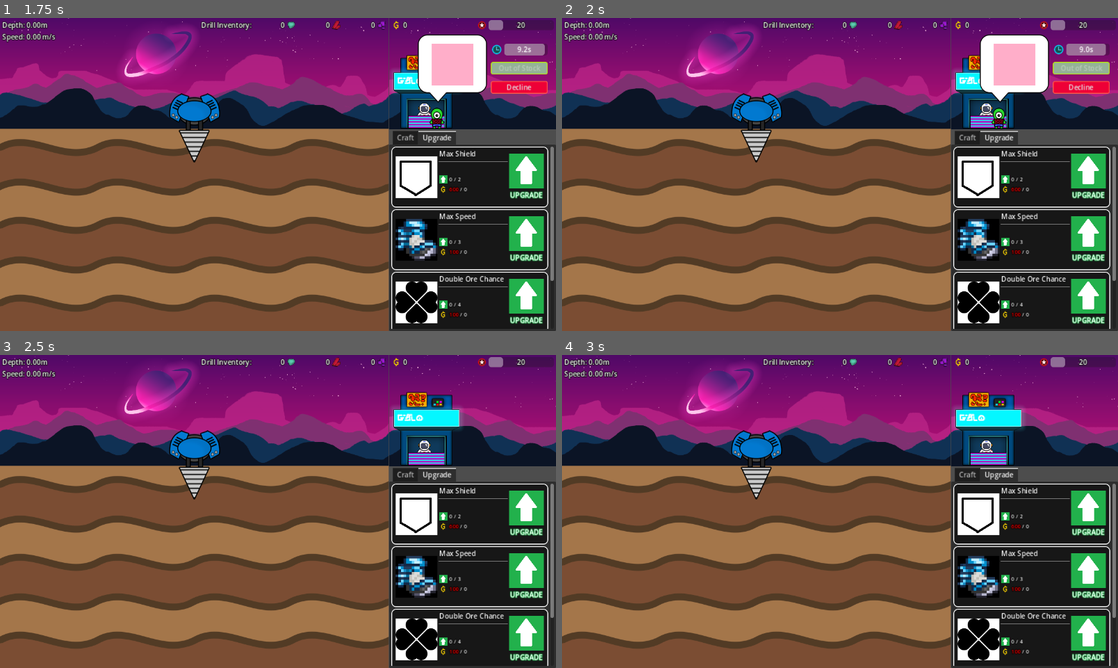
Above: before the commit, frames 1-4 (two rows, left to right).
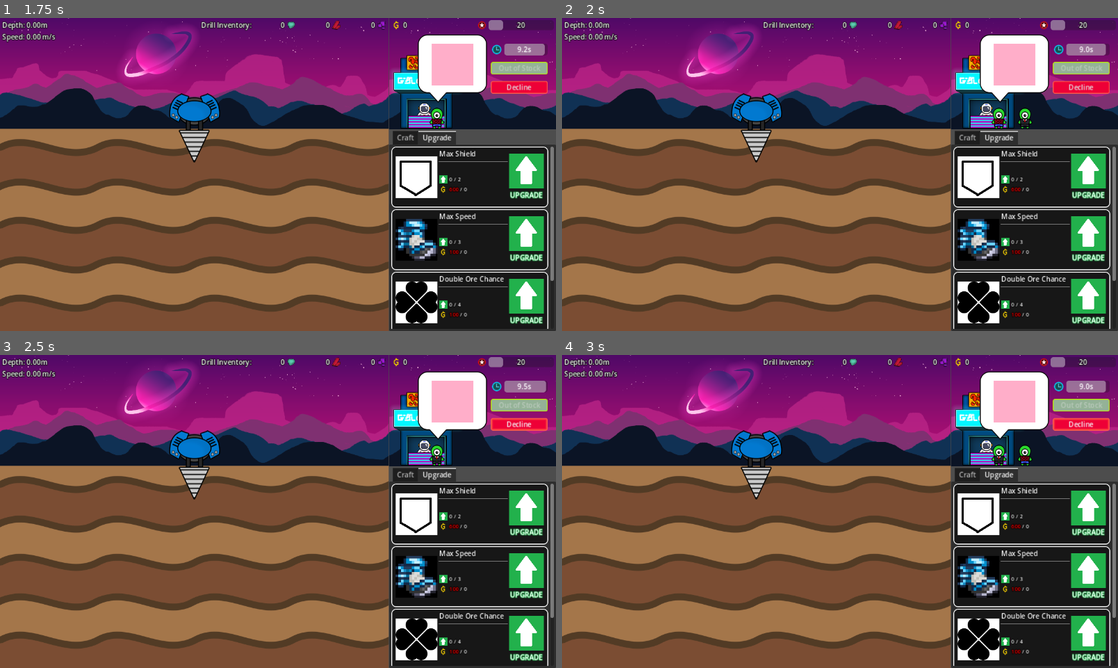
Above: after the commit, the same moments.

Repository: aNotSoCleverName/mechanicore
Game: Godot game, scene res://Main.tscn
The game is run twice, just before and just after one commit, with the same random seed, the same clock (stepped at 60 frames per second) and the same inputs.
Inputs:
- Up to frame 1 (1.75 s): click "Continue" at 0.5 s; click "Continue" at 1.25 s
- Up to frame 2 (2 s): no input
- Up to frame 3 (2.5 s): click "Decline" at 2 s
- Up to frame 4 (3 s): tap Enter (ui_accept) at 2.75 s; hold Right (ui_right) from 2.78 s (still down); tap R at 2.85 s

Frame 1 is identical in both runs. In frame 2, 0.1% of the frame differs, in the area x 82-85%, y 28-36%; in frame 3, 3.6%; in frame 4, 3.8%, in the area x 75-99%, y 5-36%.

Commit message:
Shop queue now positions customers correctly

Diff:
--- a/Base/Shop/Queue.gd
+++ b/Base/Shop/Queue.gd
@@ -1,10 +1,11 @@
 extends Node2D
 class_name ShopQueue;
 
-const MAX_QUEUE: int = 1;
+const MAX_QUEUE: int = 5;
 
 var _alienPool: Array[AlienNode] = [];
 var alienQueues: Array[AlienNode] = [];
+var firstInQueue: AlienNode;
 
 @onready var _spawnTimer: Timer = $Timer;
 
@@ -14,10 +15,8 @@
 
 func _ExitQueue() -> void:
 	self.alienQueues.remove_at(0);
-
-	var firstInQueue: AlienNode = self.get_child(1); # Index 0 is timer
+	self._alienPool.append(firstInQueue);
 	self.remove_child(firstInQueue);
-	self._alienPool.append(firstInQueue);
 
 	if (self.alienQueues.size() == 0):
 		SignalBus_Base.shop_queue_empty.emit();
@@ -51,9 +50,19 @@
 		self._ResetSpawnTimer();
 		self._spawnTimer.start();
 
+const DISTANCE_BETWEEN_CUSTOMERS: float = 60;
 func _on_child_order_changed():
 	if (!self.is_inside_tree()):
 		return;
 
-	if (self.alienQueues.size() > 0):
-		SignalBus_Base.shop_make_order.emit(self.alienQueues[0]);
+	if (self.alienQueues.size() == 0):
+		self.firstInQueue = null;
+		return;
+
+	if (self.firstInQueue != self.alienQueues[0]):
+		self.firstInQueue = self.alienQueues[0];
+		SignalBus_Base.shop_make_order.emit(self.firstInQueue);
+
+	for i: int in self.alienQueues.size():
+		var alienNode: AlienNode = self.alienQueues[i];
+		alienNode.position.x = 0 + self.DISTANCE_BETWEEN_CUSTOMERS * i;
